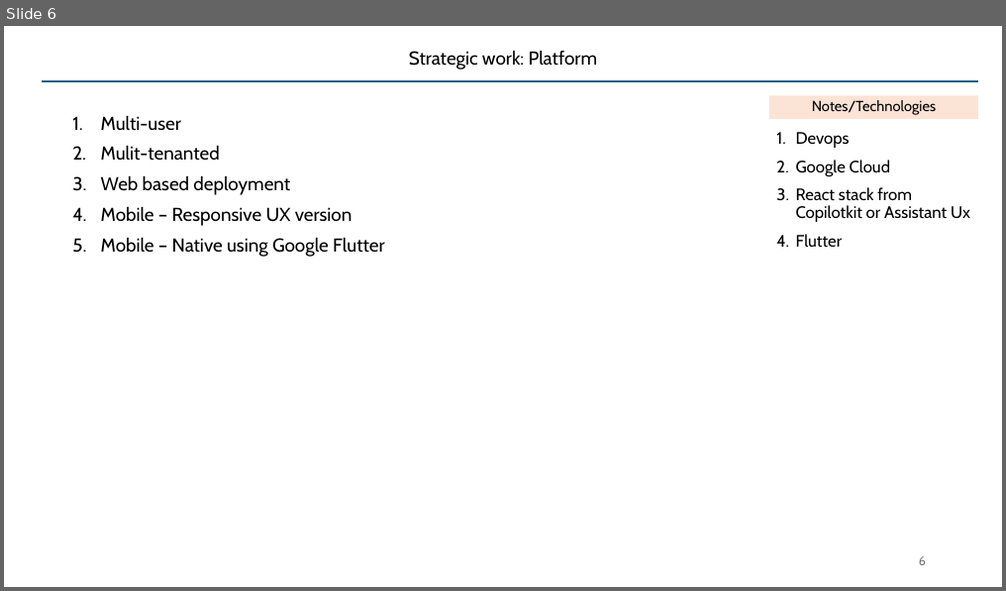
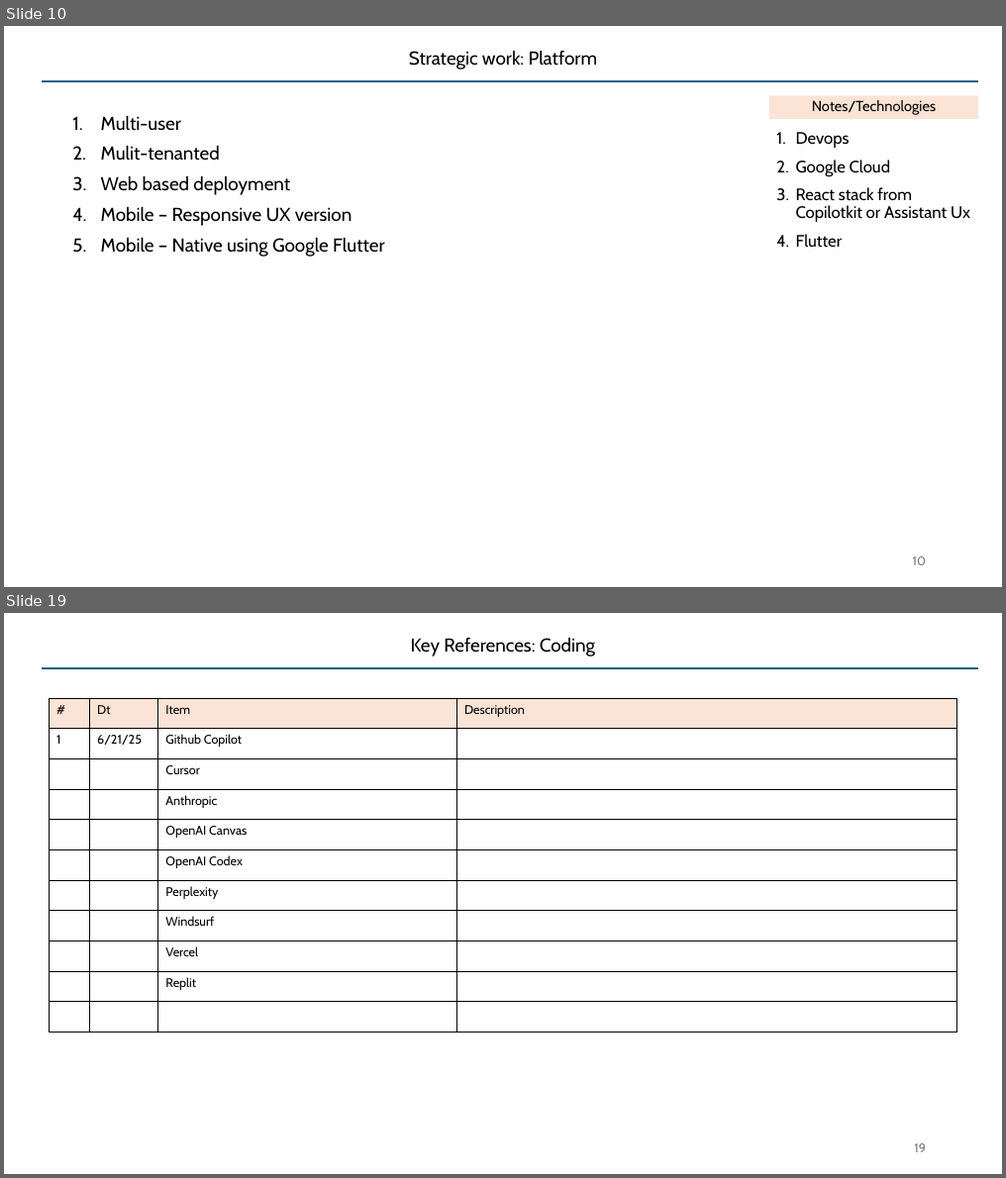
Before and after one commit to SatyaKomatineni/articles-repo, a slide deck: architecture/applied-genai-testbed.pptx. Shown one above the other, each under a label of ours: slide 6 before the commit, slides 10 and 19 after it; the slides between them are not shown. The pictures are 1006x591 and 1006x1178 pixels, drawn with LibreOffice and Linux fonts; fonts in the diff are those of the drawing. Boxes give left, top, right and bottom in pixels: in the first picture for what was removed or moved away, otherwise in the second. Text is boxed around its words. In the diff, an @@ line names an element or a change of style, - is before the commit and + after.

```diff
--- a/architecture/applied-genai-testbed.pptx
+++ b/architecture/applied-genai-testbed.pptx
@@ slide 19 added at [4,613,1002,1174], background #FFFFFF; not listed: 1 template element that a slide beside it also shows @@
@@ title added at [411,638,595,657], 18 pt, text #000000 @@
+Key References: Coding
@@ table added at [49,698,957,1032], 11 rows, 4 columns @@
+# | Dt | Item | Description
+1 | 6/21/25 | Github Copilot | 
+ |  | Cursor | 
+ |  | Anthropic | 
+ |  | OpenAI Canvas | 
+ |  | OpenAI Codex | 
+ |  | Perplexity | 
+ |  | Windsurf | 
+ |  | Vercel | 
+ |  | Replit | 
+ |  |  | 
@@ page number added at [914,1144,926,1153], 12 pt, text #797979 @@
+19
@@ what was slide 6 is now slide 10 @@
@@ page number at [913,557,926,566]: text changed @@
-6
+10
```
Also in this commit, not shown: 3 slides changed, 13 other slides added.
